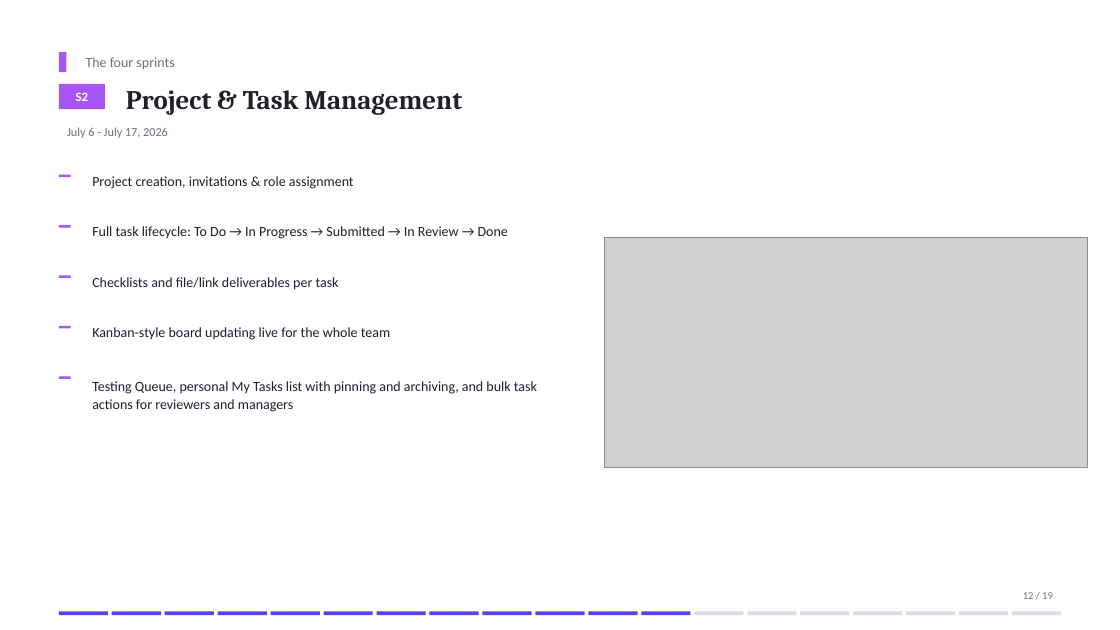
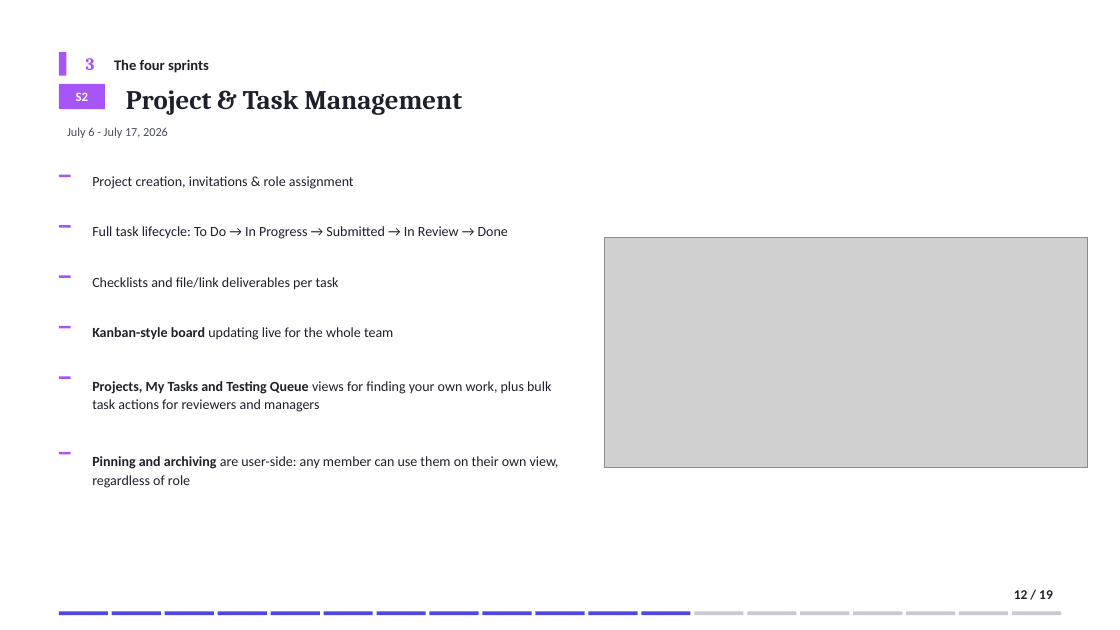
Before and after one commit to domdomxy/synkro, a slide deck: slide 12 of Synkro_PFA_Defense.pptx. Drawn at 1120x630 pixels with LibreOffice and Linux fonts; fonts in the diff are those of the drawing; grey boxes stand for pictures. Boxes give left, top, right and bottom in pixels: in the first picture for what was removed or moved away, otherwise in the second. Text is boxed around its words. In the diff, an @@ line names an element or a change of style, - is before the commit and + after.

```diff
--- a/Synkro_PFA_Defense.pptx
+++ b/Synkro_PFA_Defense.pptx
@@ rectangle: place and size @@
-rectangle at [59, 52, 66, 72]
+rectangle at [59, 52, 66, 76]
@@ text added at [86, 58, 95, 70], 15 pt, text #A855F7, bold @@
+3
@@ text "The four sprints": place and size @@
-text "The four sprints" at [86, 57, 174, 69]
+text "The four sprints" at [114, 59, 209, 73]
@@ text "The four sprints" at [114, 59, 209, 73]: size 12 to 12.5 pt, text colour #6B7080 to #1E202B, bold on @@
@@ text "July 6 - July 17, ..." at [67, 127, 168, 138]: text colour #6B7080 to #484C5C @@
@@ text "Kanban-style board updating live for ..." at [92, 327, 393, 340]: bold on in "Kanban-style board" @@
@@ text at [92, 381, 551, 412]: text changed @@
-Testing Queue, personal My Tasks list with pinning and archiving, and bulk task actions for reviewers and managers
+Projects, My Tasks and Testing Queue views for finding your own work, plus bulk task actions for reviewers and managers
@@ rectangle added at [59, 452, 71, 455], fill #A855F7 @@
@@ text added at [92, 456, 559, 488], 12 pt, text #1E202B @@
+Pinning and archiving are user-side: any member can use them on their own view, regardless of role
@@ text "12 / 19": place and size @@
-text "12 / 19" at [1023, 592, 1053, 599]
+text "12 / 19" at [1014, 590, 1053, 599]
@@ text "12 / 19" at [1014, 590, 1053, 599]: size 9 to 11.5 pt, text colour #6B7080 to #1E202B, bold on @@
@@ fill #DBDCE3 to #C7C9D3 in 7 elements at [695, 612, 744, 615], [748, 612, 797, 615], [801, 612, 850, 615], [854, 612, 903, 615], [907, 612, 956, 615], [960, 612, 1009, 615], [1012, 612, 1062, 615] @@
```
Also in this commit, not shown: 18 other slides changed, 2 other files.
